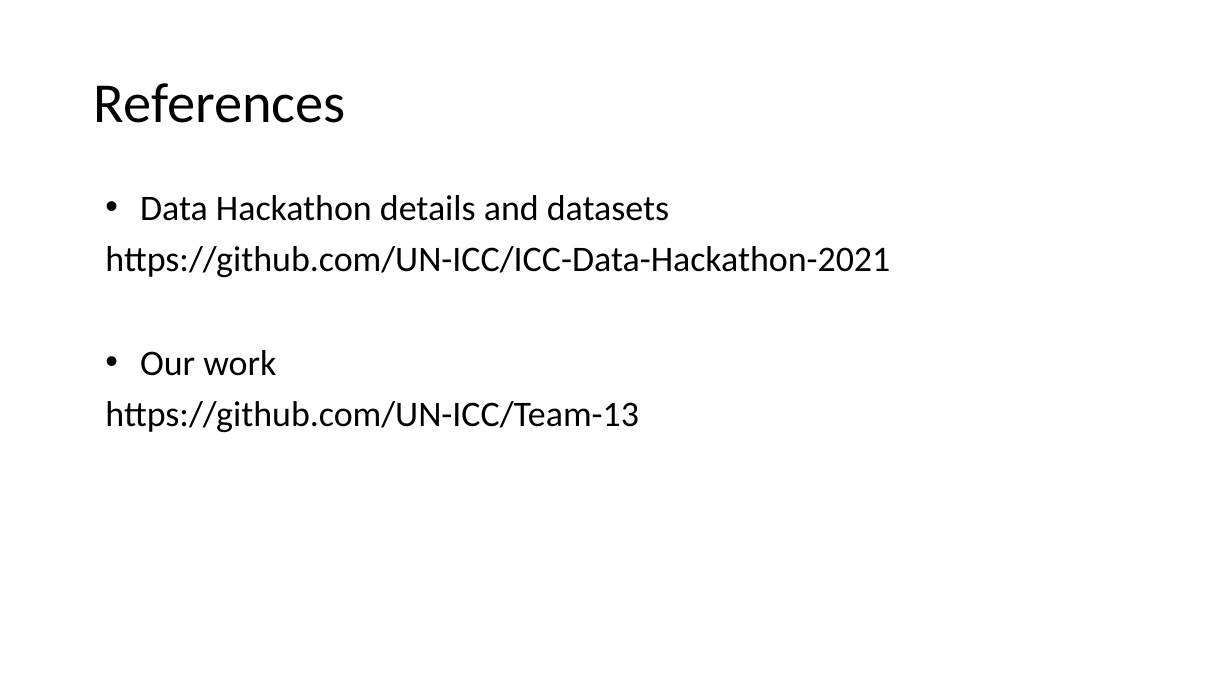
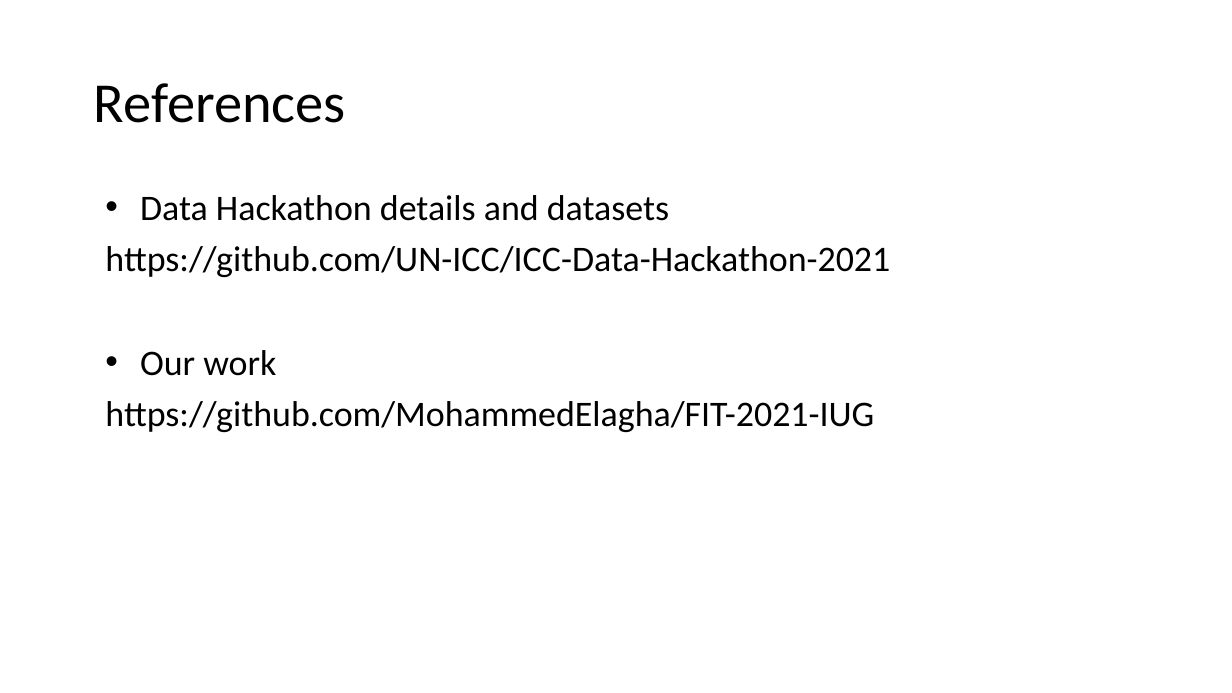
Before and after one commit to MohammedElagha/FIT-2021-IUG, a slide deck: slide 25 of Presentation/UNICC Global Hackathon - 25 Mar Presentation.pptx. Drawn at 1232x693 pixels with LibreOffice and Linux fonts; fonts in the diff are those of the drawing. Boxes give left, top, right and bottom in pixels: in the first picture for what was removed or moved away, otherwise in the second. Text is boxed around its words. In the diff, an @@ line names an element or a change of style, - is before the commit and + after.

Commit message:
edit presentaiton file

```diff
--- a/Presentation/UNICC Global Hackathon - 25 Mar Presentation.pptx
+++ b/Presentation/UNICC Global Hackathon - 25 Mar Presentation.pptx
@@ text at (105, 401, 874, 432): text changed @@
-https://github.com/UN-ICC/Team-13
+https://github.com/MohammedElagha/FIT-2021-IUG
```
